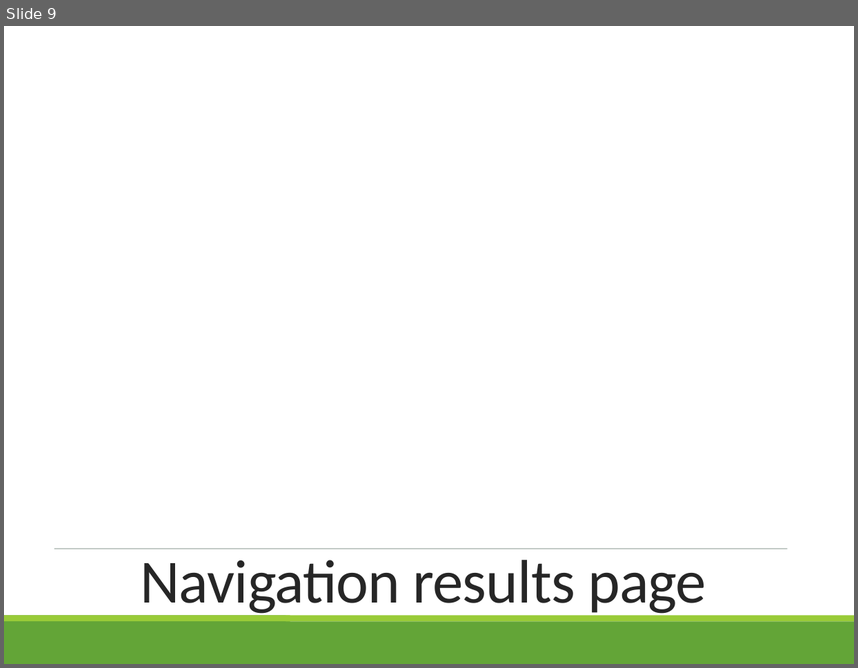
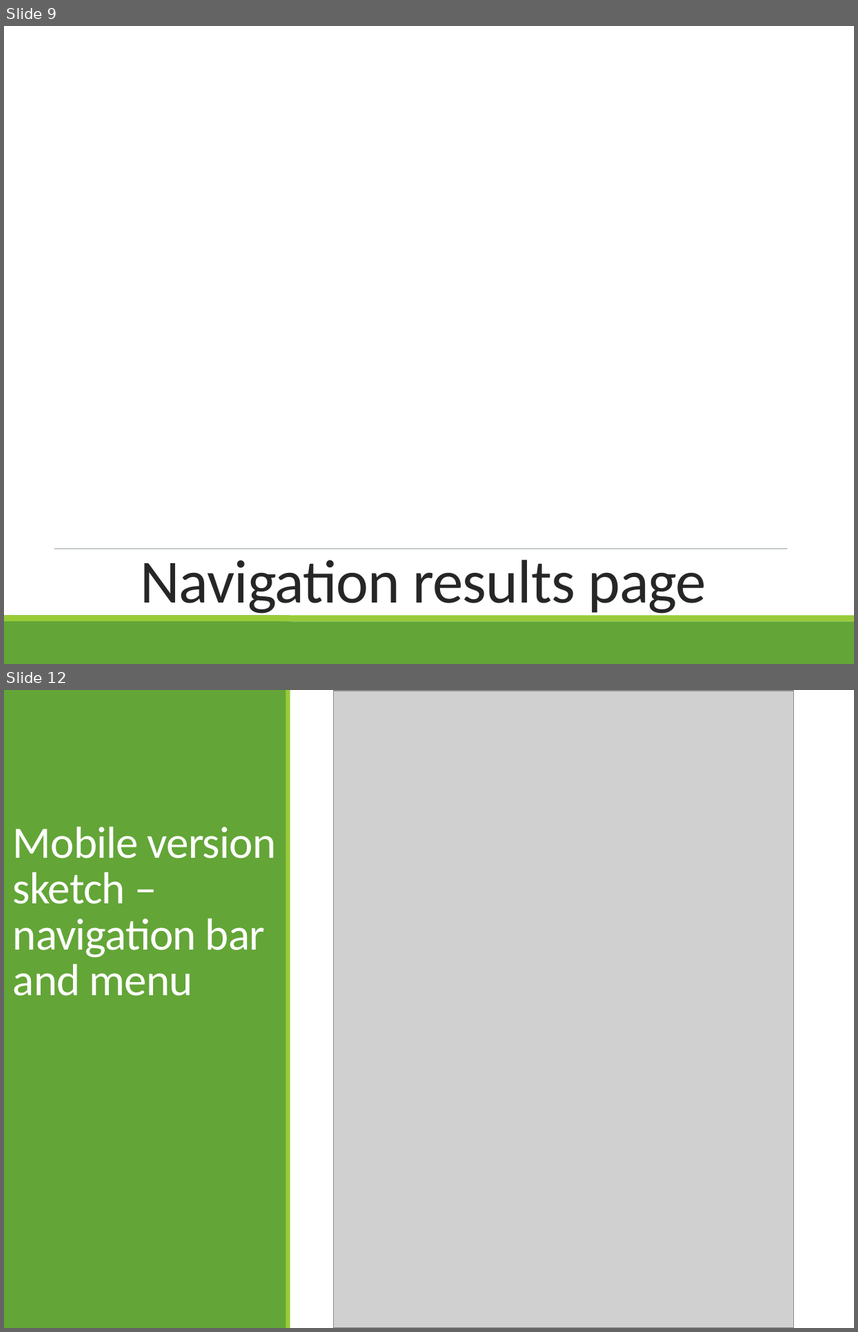
Before and after one commit to ADVsummer/CapstoneProjectB, a slide deck: Process book continuation PPT.pptx. Shown one above the other, each under a label of ours: slide 9 before the commit, slides 9 and 12 after it; the slides between them are not shown. The pictures are 858x668 and 858x1332 pixels, drawn with LibreOffice and Linux fonts; fonts in the diff are those of the drawing; grey boxes stand for pictures; background and template pictures are left out. Boxes give left, top, right and bottom in pixels: in the first picture for what was removed or moved away, otherwise in the second. Text is boxed around its words. In the diff, an @@ line names an element or a change of style, - is before the commit and + after.

```diff
--- a/Process book continuation PPT.pptx
+++ b/Process book continuation PPT.pptx
@@ slide 12 added at bbox=[4, 690, 854, 1328], background #FFFFFF; not listed: 2 template elements that a slide beside it also shows @@
@@ picture added at bbox=[334, 691, 795, 1328] @@
@@ title added at bbox=[13, 827, 276, 996], 38 pt, text #FFFFFF @@
+Mobile version sketch – navigation bar and menu
```
Also in this commit, not shown: 6 other slides added, 25 other files.
